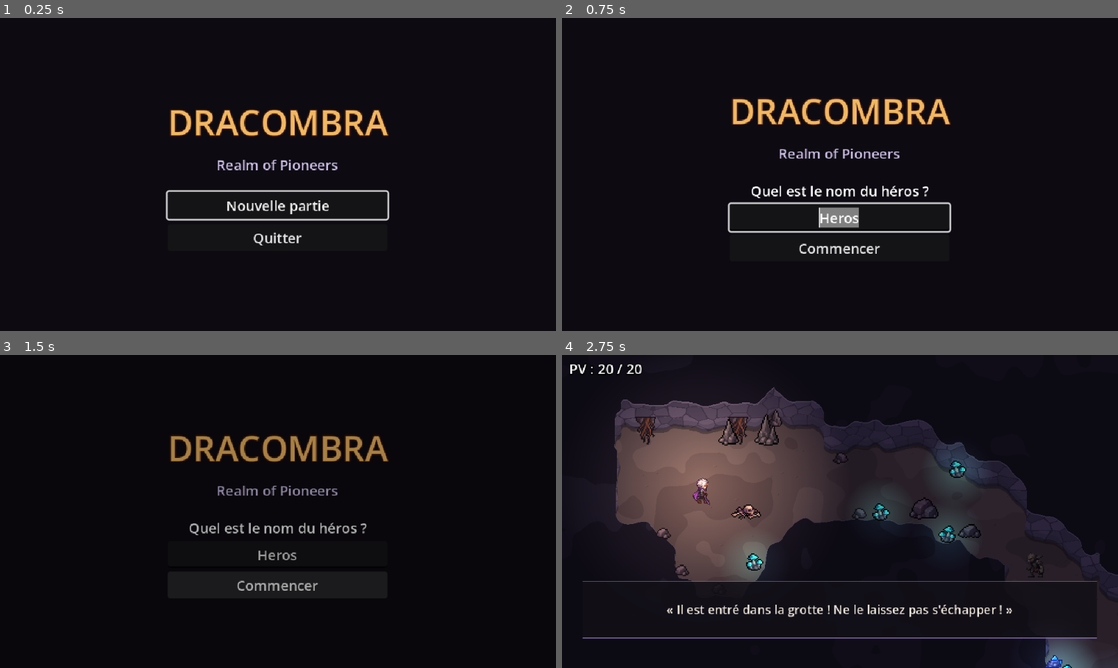
Above: before the commit, frames 1-4 (two rows, left to right).
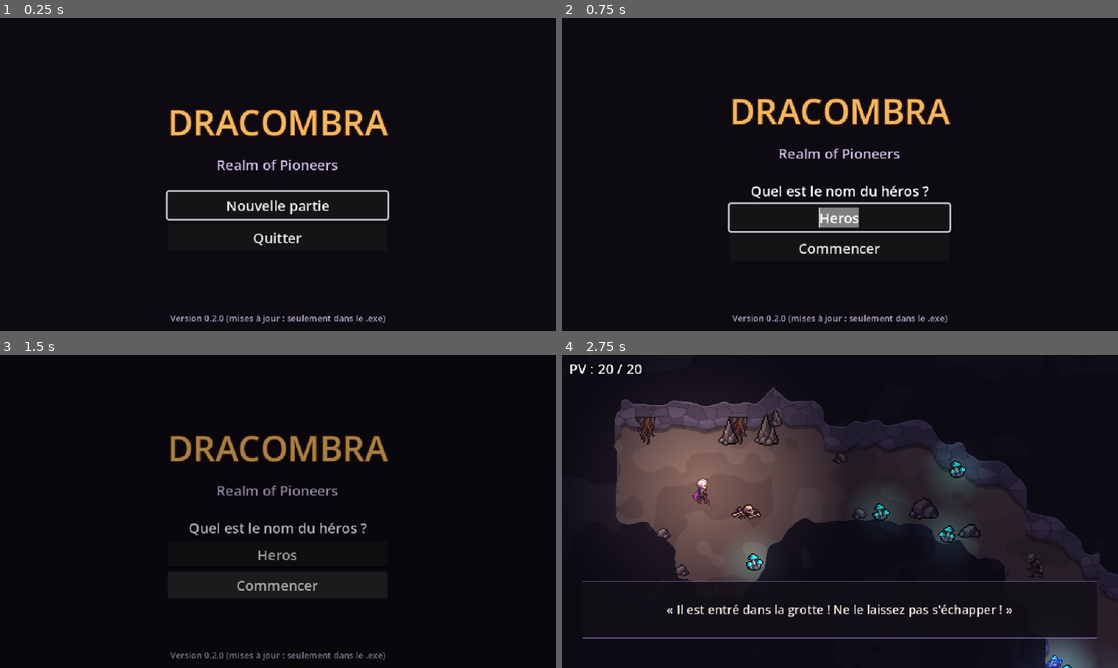
Above: after the commit, the same moments.

Repository: jyraia-sama/dracombra--realm-of-pioneers
Game: Godot game, scene res://scenes/ui/title_screen.tscn
Same seed, same stepped clock (60 frames per second), same inputs: the game is played once before the commit and once after it.
Inputs (mouse positions are in pixels of both pictures, inside the frame that each line leads up to):
- Up to frame 1 (0.25 s): no input
- Up to frame 2 (0.75 s): click "Nouvelle partie" at 0.5 s
- Up to frame 3 (1.5 s): click "Commencer" at 1.25 s
- Up to frame 4 (2.75 s): tap Enter at 2 s; move the mouse to (962, 495) at 2.02 s; hold D (move_right) from 2.03 s (still down); hold B (build) from 2.03 s (still down); click (962, 495) at 2.17 s

The runs differ from the first frame. In frame 1, 0.4% of the frame differs, in the area x 30-70%, y 94-98%; in frame 2, 0.4%; in frame 3, 0.4%; in frame 4, nothing differs.

Commit message:
Mises à jour depuis l'écran titre (.exe), vraie roulade du héros
- Updater : compare la version du jeu à latest.json (branche updates du dépôt),
  télécharge Dracombra.pck dans le dossier utilisateur, vérifie son empreinte, puis
  relance le .exe sur ce contenu (--main-pack). Au lancement suivant, la version
  téléchargée est reprise automatiquement.
- Écran titre : version, bouton « Mettre à jour », barre de progression, « Redémarrer ».
- tools/publish_update.sh : publier une nouvelle version.
- Roulade du héros (planche ChatGPT), sans épée pendant la roulade.

Co-Authored-By: Claude Opus 5.5 <noreply@anthropic.com>
Claude-Session: https://claude.ai/code/session_01KBJV5MgMfYCUGu2ekBiNVK

Diff:
--- a/project.godot
+++ b/project.godot
@@ -11,12 +11,14 @@
 [application]
 
 config/name="Dracombra : Realm of Pioneers"
+config/version="0.2.0"
 run/main_scene="res://scenes/ui/title_screen.tscn"
 config/features=PackedStringArray("4.7", "GL Compatibility")
 config/icon="res://icon.svg"
 
 [autoload]
 
+Updater="*res://scripts/autoload/updater.gd"
 Game="*uid://f57mwd80yu0t"
 Inventory="*res://scripts/autoload/inventory.gd"
 Hero="*res://scripts/autoload/hero.gd"
--- a/scenes/ui/title_screen.gd
+++ b/scenes/ui/title_screen.gd
@@ -58,6 +58,65 @@
 	_name_box.add_child(_name_edit)
 	_add_button(_name_box, "Commencer", _start)
 	(_menu.get_child(0) as Button).grab_focus()
+	_build_updates()
+
+
+# ------------------------------------------------------------------ mises à jour
+
+var _update_label: Label
+var _update_button: Button
+var _update_bar: ProgressBar
+
+
+## En bas de l'écran : la version, et un bouton quand une mise à jour est disponible.
+func _build_updates() -> void:
+	var box := VBoxContainer.new()
+	box.set_anchors_and_offsets_preset(Control.PRESET_CENTER_BOTTOM)
+	box.offset_left = -200
+	box.offset_right = 200
+	box.offset_top = -64
+	box.offset_bottom = -8
+	box.alignment = BoxContainer.ALIGNMENT_END
+	add_child(box)
+	_update_label = Label.new()
+	_update_label.horizontal_alignment = HORIZONTAL_ALIGNMENT_CENTER
+	_update_label.add_theme_font_size_override("font_size", 10)
+	_update_label.add_theme_color_override("font_color", Color(0.7, 0.66, 0.78))
+	_update_label.text = "Version %s" % Updater.version()
+	box.add_child(_update_label)
+	_update_bar = ProgressBar.new()
+	_update_bar.custom_minimum_size = Vector2(220, 6)
+	_update_bar.show_percentage = false
+	_update_bar.max_value = 1.0
+	_update_bar.visible = false
+	box.add_child(_update_bar)
+	_update_button = Button.new()
+	_update_button.visible = false
+	_update_button.add_theme_font_size_override("font_size", 11)
+	box.add_child(_update_button)
+	Updater.status_changed.connect(func(t: String) -> void: _update_label.text = t)
+	Updater.progress.connect(func(r: float) -> void:
+		_update_bar.visible = true
+		_update_bar.value = r)
+	Updater.update_available.connect(func(v: String, notes: String) -> void:
+		if notes != "":
+			_update_label.text += "\n" + notes
+		_set_update_button("Mettre à jour (%s)" % v, func() -> void:
+			_update_button.disabled = true
+			Updater.download()))
+	Updater.ready_to_restart.connect(func() -> void:
+		_update_bar.visible = false
+		_set_update_button("Redémarrer le jeu", Updater.restart))
+	Updater.check()
+
+
+func _set_update_button(text: String, action: Callable) -> void:
+	_update_button.text = text
+	_update_button.disabled = false
+	_update_button.visible = true
+	for c in _update_button.pressed.get_connections():
+		_update_button.pressed.disconnect(c["callable"])
+	_update_button.pressed.connect(action)
 
 
 func _add_button(parent: Control, text: String, action: Callable) -> void:
--- /dev/null
+++ b/scripts/autoload/updater.gd
@@ -0,0 +1,155 @@
+extends Node
+## Mises à jour du jeu (version .exe).
+##
+## Le .exe contient le moteur et une version du jeu. Les nouvelles versions sont publiées
+## sur la branche « updates » du dépôt GitHub : latest.json (numéro de version, notes,
+## empreinte) et Dracombra.pck (tout le contenu du jeu, sans le moteur).
+##
+## À l'écran titre, le jeu compare sa version à latest.json. Si elle est plus ancienne, le
+## joueur peut télécharger le .pck, rangé dans son dossier utilisateur. Au lancement
+## suivant (ou en redémarrant tout de suite), le .exe relance le moteur sur ce .pck
+## (option --main-pack) au lieu de la version qu'il contient.
+
+signal status_changed(text: String)
+signal update_available(version: String, notes: String)
+signal progress(ratio: float)
+signal ready_to_restart
+
+const BASE_URL := "https://raw.githubusercontent.com/jyraia-sama/dracombra--realm-of-pioneers/updates/"
+const MANIFEST := BASE_URL + "latest.json"
+const DIR := "user://update/"
+const PACK := DIR + "Dracombra.pck"
+const PACK_VERSION := DIR + "version.txt"
+
+var manifest: Dictionary = {}
+var busy := false
+var _download: HTTPRequest
+
+
+func _ready() -> void:
+	process_mode = Node.PROCESS_MODE_ALWAYS
+	if not can_update():
+		return
+	# Une version plus récente a déjà été téléchargée : on relance le jeu dessus.
+	var installed := installed_version()
+	if not running_update() and installed != "" and is_newer(installed, version()):
+		_relaunch()
+
+
+## Les mises à jour ne concernent que le jeu exporté (.exe), pas l'éditeur Godot.
+func can_update() -> bool:
+	return OS.has_feature("template") and OS.has_feature("pc")
+
+
+func version() -> String:
+	return str(ProjectSettings.get_setting("application/config/version", "0.0.0"))
+
+
+func running_update() -> bool:
+	return OS.get_cmdline_args().has("--main-pack")
+
+
+func installed_version() -> String:
+	if not FileAccess.file_exists(PACK) or not FileAccess.file_exists(PACK_VERSION):
+		return ""
+	return FileAccess.get_file_as_string(PACK_VERSION).strip_edges()
+
+
+## a est-elle plus récente que b ? (« 0.3.10 » > « 0.3.9 »)
+static func is_newer(a: String, b: String) -> bool:
+	var pa := a.trim_prefix("v").split(".")
+	var pb := b.trim_prefix("v").split(".")
+	for i in maxi(pa.size(), pb.size()):
+		var x := int(pa[i]) if i < pa.size() else 0
+		var y := int(pb[i]) if i < pb.size() else 0
+		if x != y:
+			return x > y
+	return false
+
+
+## Demande la dernière version publiée.
+func check() -> void:
+	if busy:
+		return
+	if not can_update():
+		status_changed.emit("Version %s (mises à jour : seulement dans le .exe)" % version())
+		return
+	busy = true
+	status_changed.emit("Recherche de mises à jour...")
+	var req := HTTPRequest.new()
+	req.timeout = 15.0
+	add_child(req)
+	req.request_completed.connect(func(result: int, code: int, _h: PackedStringArray, body: PackedByteArray) -> void:
+		req.queue_free()
+		busy = false
+		if result != HTTPRequest.RESULT_SUCCESS or code != 200:
+			status_changed.emit("Version %s (impossible de vérifier les mises à jour)" % version())
+			return
+		var data = JSON.parse_string(body.get_string_from_utf8())
+		if typeof(data) != TYPE_DICTIONARY or not data.has("version"):
+			status_changed.emit("Version %s" % version())
+			return
+		manifest = data
+		var latest := str(data["version"])
+		if is_newer(latest, version()):
+			if installed_version() == latest:
+				status_changed.emit("Version %s téléchargée : redémarrez pour en profiter." % latest)
+				ready_to_restart.emit()
+			else:
+				status_changed.emit("Nouvelle version disponible : %s" % latest)
+				update_available.emit(latest, str(data.get("notes", "")))
+		else:
+			status_changed.emit("Version %s — le jeu est à jour." % version()))
+	req.request(MANIFEST, PackedStringArray(["Cache-Control: no-cache"]))
+
+
+## Télécharge la version annoncée par check().
+func download() -> void:
+	if busy or manifest.is_empty():
+		return
+	busy = true
+	DirAccess.make_dir_recursive_absolute(DIR)
+	var part := PACK + ".part"
+	_download = HTTPRequest.new()
+	_download.download_file = part
+	_download.timeout = 600.0
+	add_child(_download)
+	status_changed.emit("Téléchargement de la version %s..." % manifest["version"])
+	_download.request_completed.connect(func(result: int, code: int, _h: PackedStringArray, _b: PackedByteArray) -> void:
+		_download.queue_free()
+		_download = null
+		busy = false
+		if result != HTTPRequest.RESULT_SUCCESS or code != 200:
+			DirAccess.remove_absolute(part)
+			status_changed.emit("Le téléchargement a échoué. Réessayez plus tard.")
+			return
+		# Le fichier est-il complet et intact ?
+		var expected := str(manifest.get("sha256", ""))
+		if expected != "" and FileAccess.get_sha256(part) != expected:
+			DirAccess.remove_absolute(part)
+			status_changed.emit("Le fichier téléchargé est abîmé. Réessayez.")
+			return
+		DirAccess.remove_absolute(PACK)
+		DirAccess.rename_absolute(part, PACK)
+		var f := FileAccess.open(PACK_VERSION, FileAccess.WRITE)
+		f.store_string(str(manifest["version"]))
+		f.close()
+		status_changed.emit("Version %s installée." % manifest["version"])
+		ready_to_restart.emit())
+	_download.request(BASE_URL + str(manifest.get("pack", "Dracombra.pck")))
+
+
+func _process(_delta: float) -> void:
+	if _download and _download.get_body_size() > 0:
+		progress.emit(float(_download.get_downloaded_bytes()) / float(_download.get_body_size()))
+
+
+## Relance le .exe sur la version téléchargée.
+func restart() -> void:
+	_relaunch()
+
+
+func _relaunch() -> void:
+	var args := PackedStringArray(["--main-pack", ProjectSettings.globalize_path(PACK)])
+	OS.create_process(OS.get_executable_path(), args)
+	get_tree().quit()
Binary file changed: assets/sprites/hero/warrior_hd.png
Not shown, added: scripts/autoload/updater.gd.uid
Not shown, added: tools/publish_update.sh
